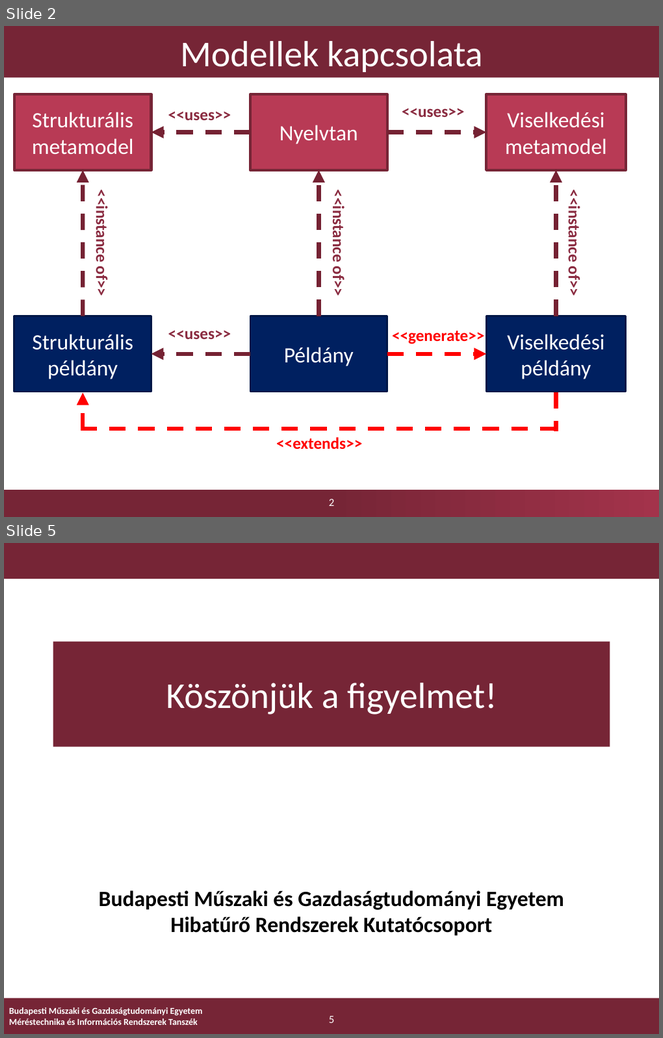
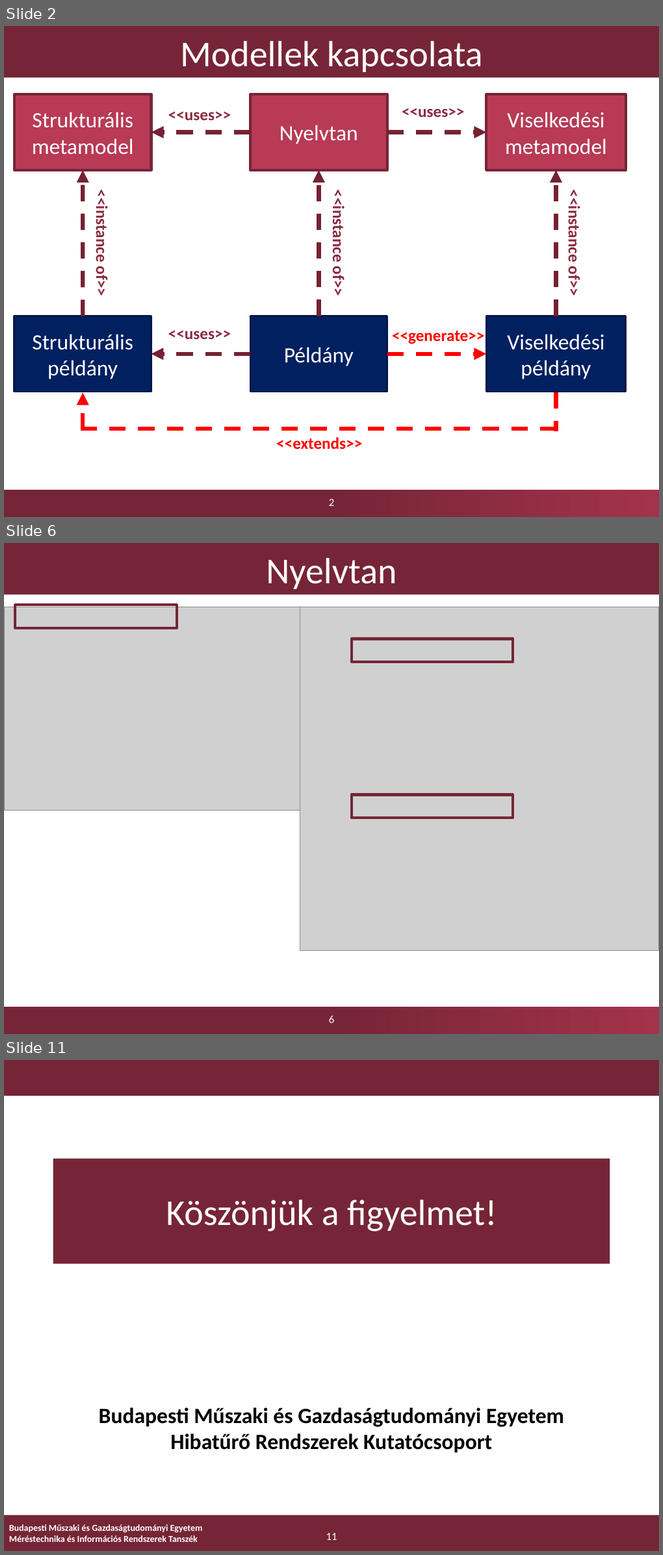
Before and after one commit to FTSRG-MDSD/MDSD-2016-ztz, a slide deck: doc/prezi/hw2/ztz-presentation.pptx. Shown one above the other, each under a label of ours: slides 2 and 5 before the commit, slides 2, 6 and 11 after it; the slides between them are not shown. The pictures are 663x1038 and 663x1555 pixels, drawn with LibreOffice and Linux fonts; fonts in the diff are those of the drawing; grey boxes stand for pictures; background and template pictures are left out. Boxes give left, top, right and bottom in pixels: in the first picture for what was removed or moved away, otherwise in the second. Text is boxed around its words. In the diff, an @@ line names an element or a change of style, - is before the commit and + after.

```diff
--- a/doc/prezi/hw2/ztz-presentation.pptx
+++ b/doc/prezi/hw2/ztz-presentation.pptx
@@ slide 6 added at [4, 543, 659, 1034], background #FFFFFF; not listed: 1 template element that a slide beside it also shows @@
@@ title added at [4, 543, 659, 595], fill #762536, 40 pt, text #FFFFFF @@
+Nyelvtan
@@ picture added at [4, 607, 320, 811] @@
@@ rectangle added at [15, 605, 177, 628], outline #762536 3 pt @@
@@ picture added at [300, 607, 659, 951] @@
@@ rectangle added at [351, 639, 513, 661], outline #762536 3 pt @@
@@ rectangle added at [351, 795, 513, 817], outline #762536 3 pt @@
@@ page number added at [329, 1016, 334, 1023], 12 pt, text #FFFFFF @@
+6
@@ what was slide 5 is now slide 11 @@
@@ page number at [326, 1533, 337, 1540]: text changed @@
-5
+11
```
Also in this commit, not shown: 7 other slides added, 2 slides removed.
